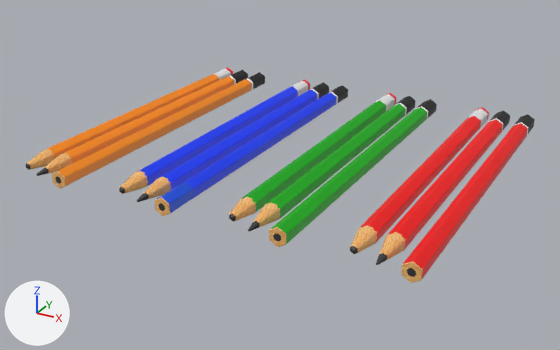
What one commit did to the FBX model Assets/05_Models/Props/Pencils.fbx.
Camera for both pictures: a 50 mm lens placed at (0.183, -0.359, 0.163), pointed at (-0.008, -0.012, -0.011). Arrows for +X, +Y and +Z are at lower left; the lights stay in place.

In view in the first picture: 'Pencil1', 'Pencil10', 'Pencil11', 'Pencil12', 'Pencil2', 'Pencil3', 'Pencil4', 'Pencil5', 'Pencil6', 'Pencil7', 'Pencil8', 'Pencil9'.
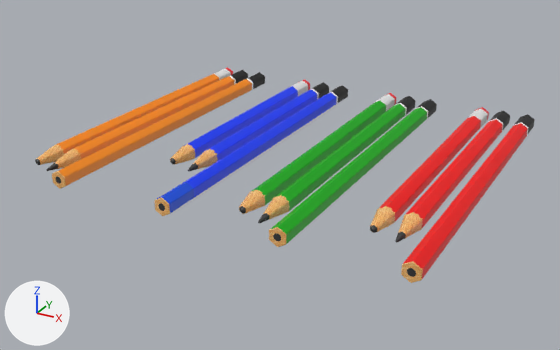
Changed parts and their boxes [x1, y1, x2, y2] in the pictures (560 x 350 px; the box of a moved part takes in the faces that stretch with it):
'Pencil11', reshaped (14% narrower, 14% shorter): before [376, 111, 510, 265]; after [395, 111, 510, 243]
'Pencil10', reshaped (14% narrower, 14% shorter): before [350, 107, 489, 254]; after [370, 107, 489, 233]
'Pencil8', mesh rescaled: before [248, 96, 415, 231]; after [258, 96, 415, 223]
'Pencil7', mesh rescaled (6% shorter): before [229, 93, 396, 222]; after [239, 93, 396, 214]
'Pencil5', reshaped (26% narrower, 26% shorter): before [137, 82, 329, 202]; after [188, 82, 329, 171]
'Pencil4', reshaped (27% narrower, 25% shorter): before [119, 80, 310, 194]; after [170, 80, 310, 165]
'Pencil2', mesh rescaled: before [36, 70, 248, 176]; after [46, 70, 248, 171]
'Pencil1', mesh rescaled: before [25, 67, 233, 170]; after [35, 67, 233, 165]
part 1 of me_pencil7_002, moved or reshaped: before [229, 186, 281, 222]; after [239, 186, 281, 214]
part 2 of me_pencil8_002, moved or reshaped: before [248, 192, 293, 231]; after [258, 192, 293, 223]
part 3 of me_pencil10_002, moved or reshaped: before [350, 203, 404, 254]; after [370, 203, 404, 233]
part 4 of me_pencil2_002, moved or reshaped: before [36, 146, 83, 176]; after [46, 146, 83, 171]
part 5 of me_pencil1_002, moved or reshaped: before [25, 142, 78, 170]; after [35, 142, 78, 165]
part 6 of me_pencil4_002, moved or reshaped: before [119, 141, 213, 194]; after [170, 141, 213, 165]
part 7 of me_pencil5_002, moved or reshaped: before [137, 146, 221, 202]; after [188, 146, 221, 171]
part 8 of me_pencil11_002, moved or reshaped: before [376, 209, 426, 265]; after [395, 209, 426, 243]

The change, as a diff of the scene's bpy script:
```diff
--- a/Assets/05_Models/Props/Pencils.fbx.py
+++ b/Assets/05_Models/Props/Pencils.fbx.py
@@ me_pencil10_002 @@
 me_pencil10_002.from_pydata(...)  # 155 vertices, 195 faces; spans x -0.004..0.004, y -0.122..0.074, z -0.005..0.005
 # used by ob_pencil10; location = (0.0737, 0.0237, 0.0051)
+# me_pencil10_002 part 3: all 77 vertices in x -0.004..0.004, y -0.122..-0.105, z -0.005..0.005 are moved by (0.0, 0.021, 0.0)
 me_pencil10_002.materials.append(mat_pencils_002)
@@ me_pencil8_002 @@
 me_pencil8_002.from_pydata(...)  # 116 vertices, 161 faces; spans x -0.004..0.004, y -0.119..0.082, z -0.005..0.005
 # used by ob_pencil8; location = (0.0268, 0.0159, 0.0051)
+# me_pencil8_002 part 2: the whole mesh is scaled about its middle by (1, 0.952, 1), then moved by (0.0, 0.005, 0.0)
 me_pencil8_002.materials.append(mat_pencils_002)
@@ me_pencil11_002 @@
 me_pencil11_002.from_pydata(...)  # 116 vertices, 161 faces; spans x -0.004..0.004, y -0.119..0.082, z -0.005..0.005
 # used by ob_pencil11; location = (0.0866, 0.0159, 0.0051)
+# me_pencil11_002 part 8: all 49 vertices in x -0.004..0.004, y -0.119..-0.098, z -0.005..0.005 are moved by (0.0, 0.021, 0.0)
 me_pencil11_002.materials.append(mat_pencils_002)
@@ me_pencil4_002 @@
 me_pencil4_002.from_pydata(...)  # 154 vertices, 194 faces; spans x -0.004..0.004, y -0.122..0.074, z -0.005..0.005
 # used by ob_pencil4; location = (-0.0483, 0.0237, 0.0051)
+# me_pencil4_002 part 6: all 76 vertices in x -0.004..0.004, y -0.122..-0.105, z -0.005..0.005 are moved by (0.0, 0.041, 0.0)
 me_pencil4_002.materials.append(mat_pencils_002)
@@ me_pencil2_002 @@
 me_pencil2_002.from_pydata(...)  # 116 vertices, 161 faces; spans x -0.004..0.004, y -0.119..0.082, z -0.005..0.005
 # used by ob_pencil2; location = (-0.0978, 0.0159, 0.0051)
+# me_pencil2_002 part 4: the whole mesh is scaled about its middle by (1, 0.962, 1), then moved by (0.0, 0.004, 0.0)
 me_pencil2_002.materials.append(mat_pencils_002)
@@ me_pencil5_002 @@
 me_pencil5_002.from_pydata(...)  # 116 vertices, 161 faces; spans x -0.004..0.004, y -0.119..0.082, z -0.005..0.005
 # used by ob_pencil5; location = (-0.0341, 0.0159, 0.0051)
+# me_pencil5_002 part 7: all 49 vertices in x -0.004..0.004, y -0.119..-0.098, z -0.005..0.005 are moved by (0.0, 0.041, 0.0)
 me_pencil5_002.materials.append(mat_pencils_002)
@@ me_pencil1_002 @@
 me_pencil1_002.from_pydata(...)  # 143 vertices, 169 faces; spans x -0.004..0.004, y -0.122..0.074, z -0.005..0.005
 # used by ob_pencil1; location = (-0.11, 0.0237, 0.0051)
+# me_pencil1_002 part 5: the whole mesh is scaled about its middle by (1, 0.962, 1), then moved by (0.0, 0.004, 0.0)
 me_pencil1_002.materials.append(mat_pencils_002)
@@ me_pencil7_002 @@
 me_pencil7_002.from_pydata(...)  # 155 vertices, 196 faces; spans x -0.004..0.004, y -0.121..0.074, z -0.005..0.005
 # used by ob_pencil7; location = (0.0139, 0.0237, 0.0051)
+# me_pencil7_002 part 1: the whole mesh is scaled about its middle by (1, 0.953, 1), then moved by (0.0, 0.004, 0.0)
 me_pencil7_002.materials.append(mat_pencils_002)
```
